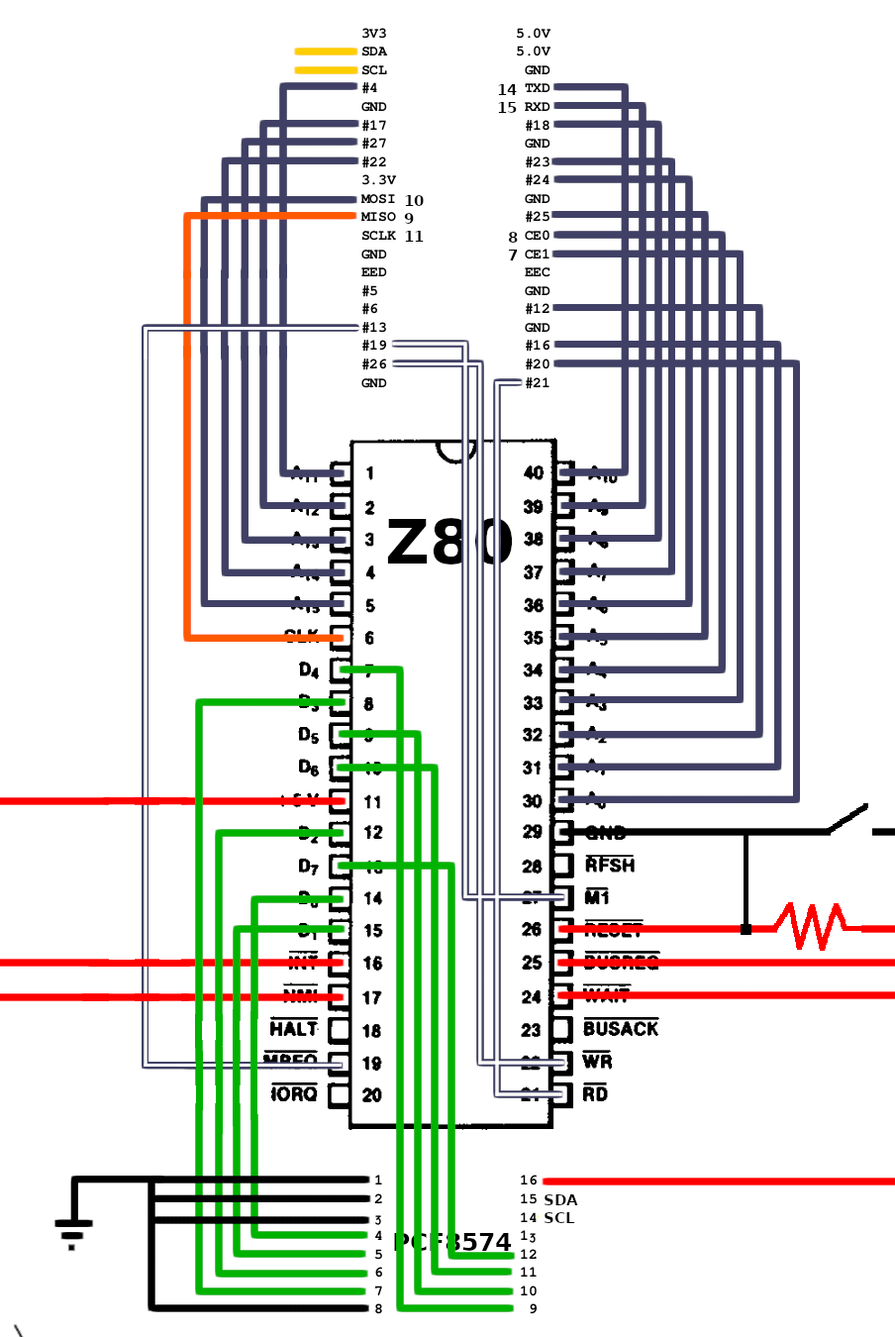
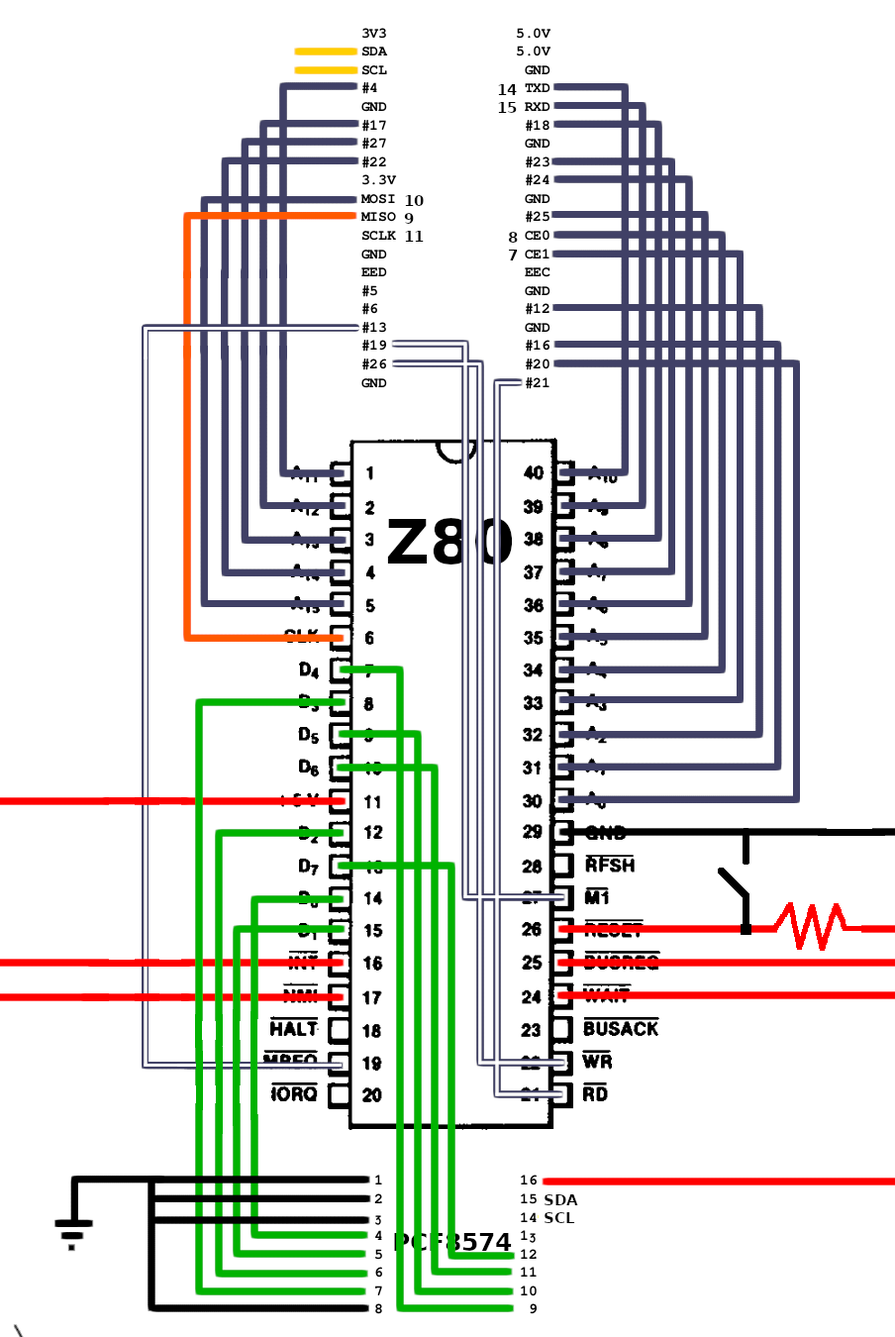
Comparing the layer stacks of the two 895x1337 images. Changes:
painted on "wiringZ80.png" over left=717, top=802, right=886, bottom=924
